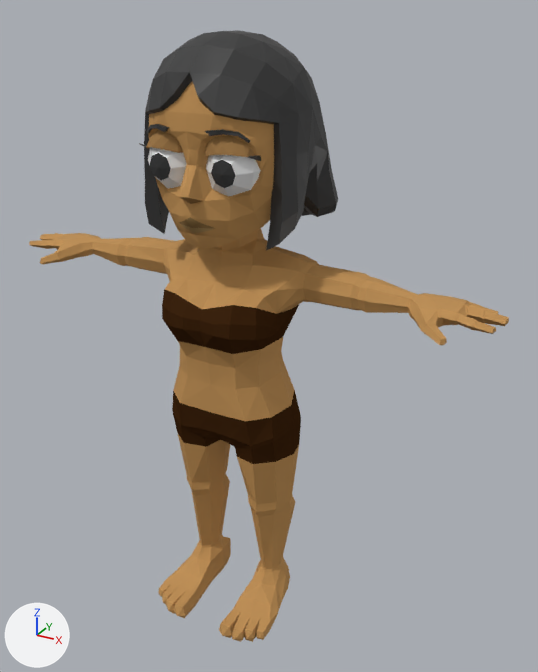
One commit to the Blender file AnimatorLogic/Models/SpaCharacters/SpaMan.blend: the scene before it, then after it.
The view is the same before and after, from a 50 mm camera at (0.784, -1.272, 1.34) aimed at (0.052, 0.059, 0.674). Arrows for +X, +Y and +Z are at lower left; the lights stay in place. The older version comes first.

The first picture shows 'SpaWomanHead.002', 'SpaWomanHead.003', 'SpaWomanHead.004', 'SpaWomanHead_hair', 'SpaWoman_head', 'SpaWoman_v0'.
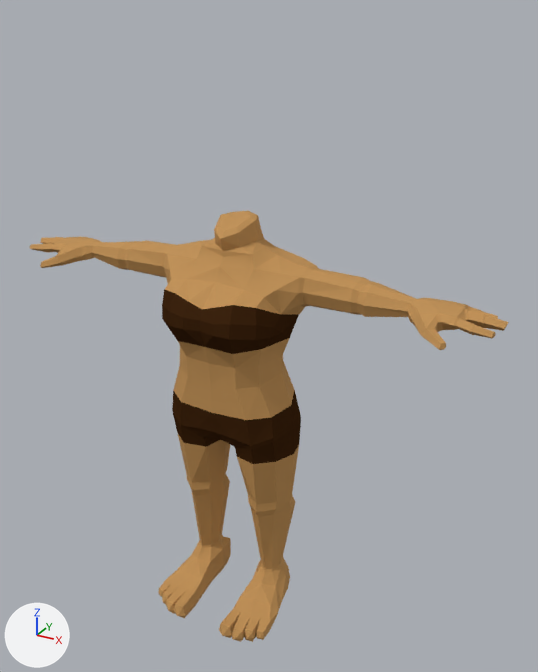
Location of each change, (x1, y1, x2, y2) in pixels of the pictures (538 x 672 px):
'SpaWoman_v0', reshaped, modifiers changed
    before: (29, 228, 509, 642)
    after: (30, 211, 508, 642)
'SpaWomanHead_hair', deleted (black)
    before: (144, 30, 338, 251)
'SpaWoman_head', hidden (brown)
    before: (149, 81, 274, 249)
'SpaWomanHead.003', deleted
    before: (148, 147, 261, 196)
    faces in mat_white (white #e7e7e7): (148, 147, 261, 196)
    faces in mat_black (black #2e2e2e): (150, 153, 235, 188)
'SpaWomanHead.002', deleted
    before: (139, 129, 261, 161)
    faces in mat_body2 (brown #a07949): (146, 129, 256, 157)
'SpaWomanHead.004', deleted
    before: (146, 124, 250, 143)
part 1 of me_spawoman, cut back
    before: (29, 229, 509, 425)
    after: (30, 211, 508, 425)
part 2 of me_spawoman_003, cut back (brown)
    before: (157, 184, 262, 239)
part 3 of me_spawoman_003, surface changed (brown)
    before: (178, 230, 238, 249)

Diff of the bpy script that builds the scene:
```diff
--- a/AnimatorLogic/Models/SpaCharacters/SpaMan.blend.py
+++ b/AnimatorLogic/Models/SpaCharacters/SpaMan.blend.py
@@ me_spawoman @@
 # used by ob_spawoman_v0; location = (0.0, 0.0, 0.0)
-me_spawoman.from_pydata(...)  # 385 vertices, 587 faces; spans x 0.0..0.565, y -0.184..0.12, z 0.002..0.95
+me_spawoman.from_pydata(...)  # 751 vertices, 1190 faces; spans x -0.565..0.565, y -0.184..0.12, z 0.002..0.953
+# me_spawoman part 1: 125 vertices moved from x 0.047..0.562, y -0.101..0.098, z 0.546..0.907 to x 0.046..0.562, y -0.096..0.093, z 0.547..0.903; 57 vertices removed from x 0.0..0.562, y -0.085..0.101, z 0.797..0.889; 423 vertices added at x -0.565..0.562, y -0.184..0.109, z 0.002..0.953
 me_spawoman.materials.append(mat_body)
@@ me_spawoman_003 @@
 # used by ob_spawoman_head; location = (0.0, 0.0, 0.0)
-me_spawoman_003.from_pydata(...)  # 138 vertices, 234 faces; spans x 0.0..0.146, y -0.175..0.175, z 0.915..1.301
+me_spawoman_003.from_pydata(...)  # 645 vertices, 1110 faces; spans x -0.189..0.189, y -0.175..0.222, z 0.915..1.302
+# me_spawoman_003 part 2
+# 5 vertices are removed from x 0.0..0.058, y -0.145..-0.114, z 0.953..0.982
+# 17 faces are deleted
+# 1 vertex moves from x 0.0, y -0.136, z 0.947 to x 0.0, y -0.135, z 0.943
+# 116 vertices are added at x -0.146..0.07, y -0.17..0.165, z 0.922..1.296
+# 23 new faces join them, mat_womancalm (picture img_womanmouthcalm_png)
+# 210 new faces join them, mat_body (orange #c29359)
+# 2 new faces join them, mat_body2 (brown #a07949)
+# me_spawoman_003 part 3: 3 kept faces spanning x 0.0..0.071, y -0.135..-0.095, z 0.915..0.945 get new texture (UV) coordinates
+# other edits to the shape of me_spawoman_003 do not show in these pictures
 me_spawoman_003.materials.append(mat_body)
@@ me_spawoman_003 @@
 me_spawoman_003.materials.append(mat_womancalm)
+me_spawoman_003.materials.append(mat_black)  # black #2e2e2e
+me_spawoman_003.materials.append(mat_white)  # white #e7e7e7
@@ ob_spawoman_v0 @@
 ob_spawoman_v0.location = (0.0, 0.0, 0.0)
-_m = ob_spawoman_v0.modifiers.new('Mirror', 'MIRROR')
-_m.use_clip = True
@@ ob_spawomanhead_hair @@
-ob_spawomanhead_hair = bpy.data.objects.new('SpaWomanHead_hair', me_tripo_mesh_761ffec0_a5b0_4ec1_830b_d53ce27e4fd4_004)
-ob_spawomanhead_hair.location = (0.0, 0.0, 0.0)
@@ ob_spawomanhead_002 @@
-ob_spawomanhead_002 = bpy.data.objects.new('SpaWomanHead.002', me_tripo_mesh_761ffec0_a5b0_4ec1_830b_d53ce27e4fd4_008)
-ob_spawomanhead_002.location = (0.0, 0.0, 0.0)
-_m = ob_spawomanhead_002.modifiers.new('Mirror', 'MIRROR')
-_m.use_clip = True
@@ ob_spawomanhead_003 @@
-ob_spawomanhead_003 = bpy.data.objects.new('SpaWomanHead.003', me_tripo_mesh_761ffec0_a5b0_4ec1_830b_d53ce27e4fd4_009)
-ob_spawomanhead_003.location = (0.0, 0.0, 0.0)
-_m = ob_spawomanhead_003.modifiers.new('Mirror', 'MIRROR')
-_m.use_clip = True
@@ ob_spawomanhead_004 @@
-ob_spawomanhead_004 = bpy.data.objects.new('SpaWomanHead.004', me_tripo_mesh_761ffec0_a5b0_4ec1_830b_d53ce27e4fd4_010)
-ob_spawomanhead_004.location = (0.0, 0.0, 0.0)
-_m = ob_spawomanhead_004.modifiers.new('Mirror', 'MIRROR')
-_m.use_clip = True
@@ ob_spawoman_head @@
 ob_spawoman_head.location = (0.0, 0.0, 0.0)
-_m = ob_spawoman_head.modifiers.new('Mirror', 'MIRROR')
-_m.use_clip = True
+ob_spawoman_head.hide_set(True)
```
